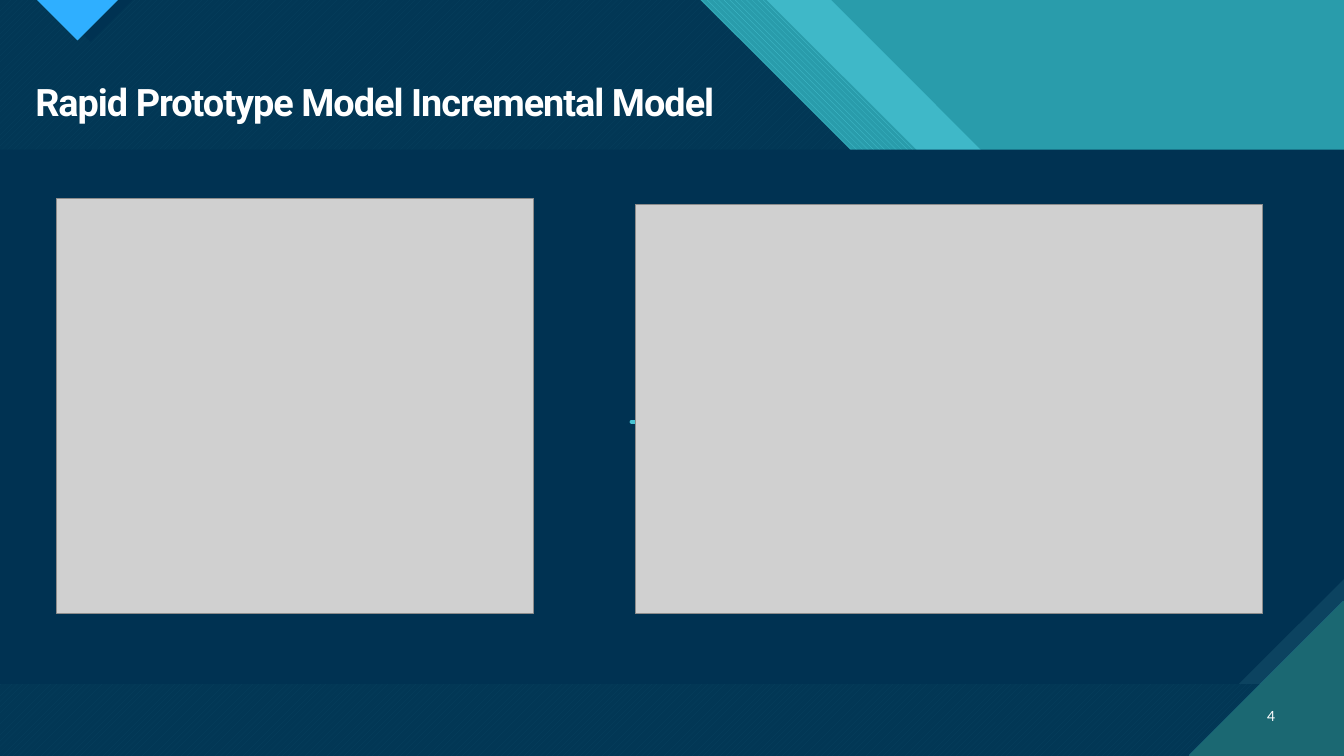
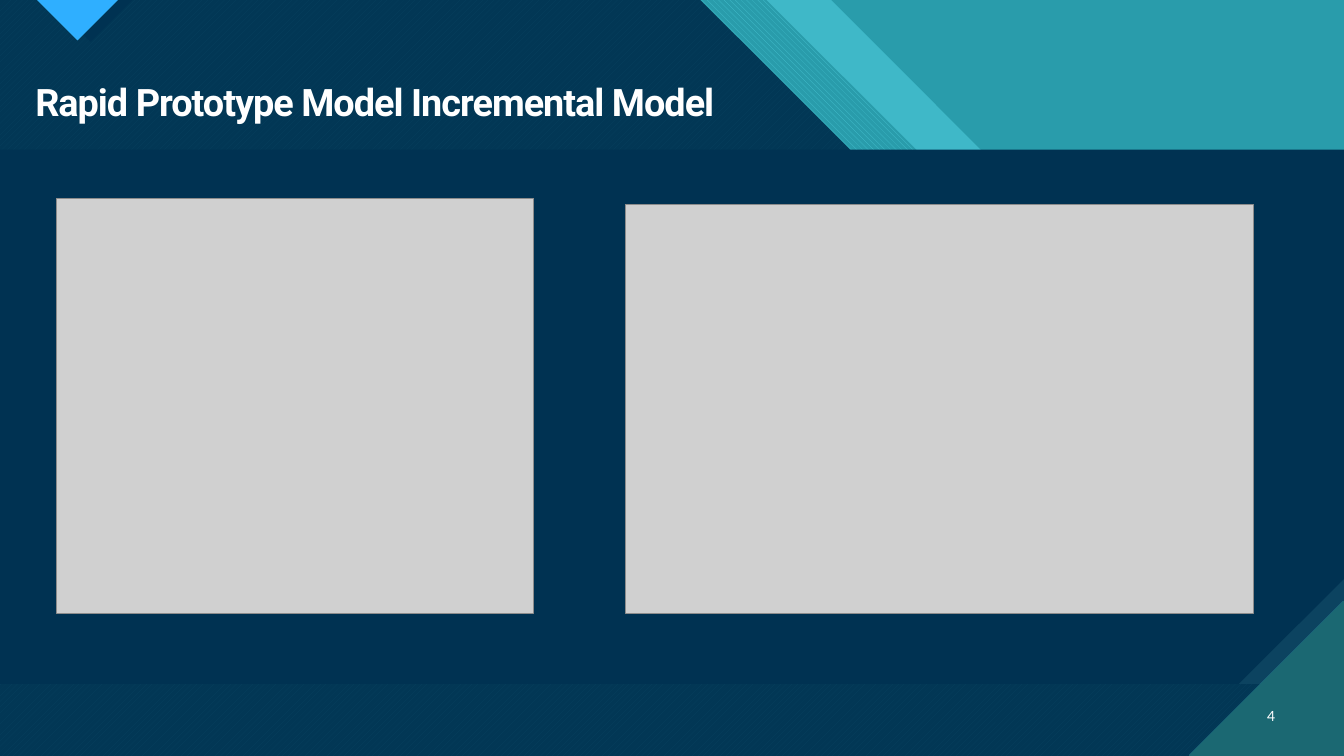
Before and after one commit to Hassamkhan888/Final-Deliverable-BC210414987-, a slide deck: slide 4 of PPT File/NLP Chatbot Development using Dialog flow.pptx. Drawn at 1344x756 pixels with LibreOffice and Linux fonts; fonts in the diff are those of the drawing; grey boxes stand for pictures. Boxes give left, top, right and bottom in pixels: in the first picture for what was removed or moved away, otherwise in the second. Text is boxed around its words. In the diff, an @@ line names an element or a change of style, - is before the commit and + after.

```diff
--- a/PPT File/NLP Chatbot Development using Dialog flow.pptx
+++ b/PPT File/NLP Chatbot Development using Dialog flow.pptx
@@ picture: place and size @@
-picture at <box>635,205,1263,614</box>
+picture at <box>626,205,1254,614</box>
@@ line removed from (632, 421) to (713, 421) @@
```
Also in this commit, not shown: 2 other files.
